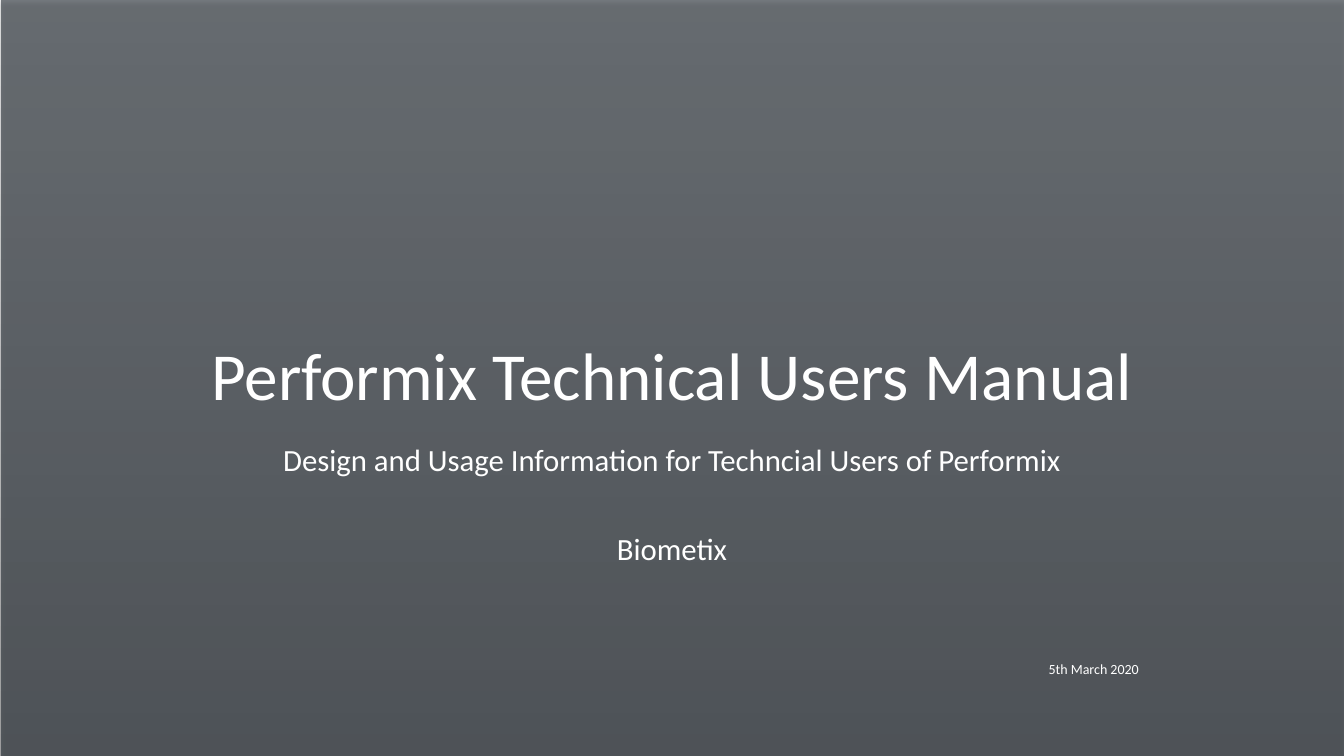
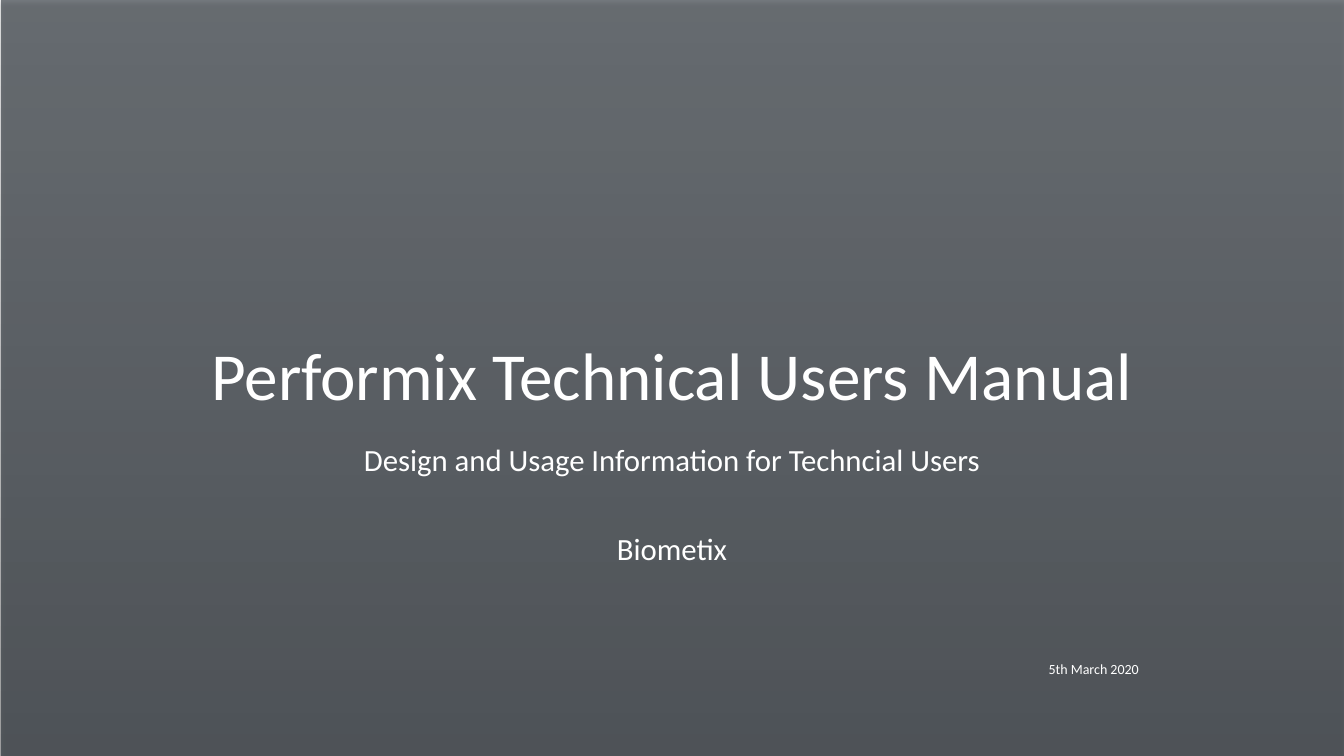
Before and after one commit to ted-dunstone/reports, a slide deck: slide 1 of simple/presentation.pptx. Drawn at 1344x756 pixels with LibreOffice and Linux fonts; fonts in the diff are those of the drawing; background and template pictures are left out. Boxes give left, top, right and bottom in pixels: in the first picture for what was removed or moved away, otherwise in the second. Text is boxed around its words. In the diff, an @@ line names an element or a change of style, - is before the commit and + after.

```diff
--- a/simple/presentation.pptx
+++ b/simple/presentation.pptx
@@ subtitle at [364, 449, 979, 560]: text changed @@
-Design and Usage Information for Techncial Users of Performix
-Biometix
+Design and Usage Information for Techncial Users
+Biometix
```
Also in this commit, not shown: 16 other files.
